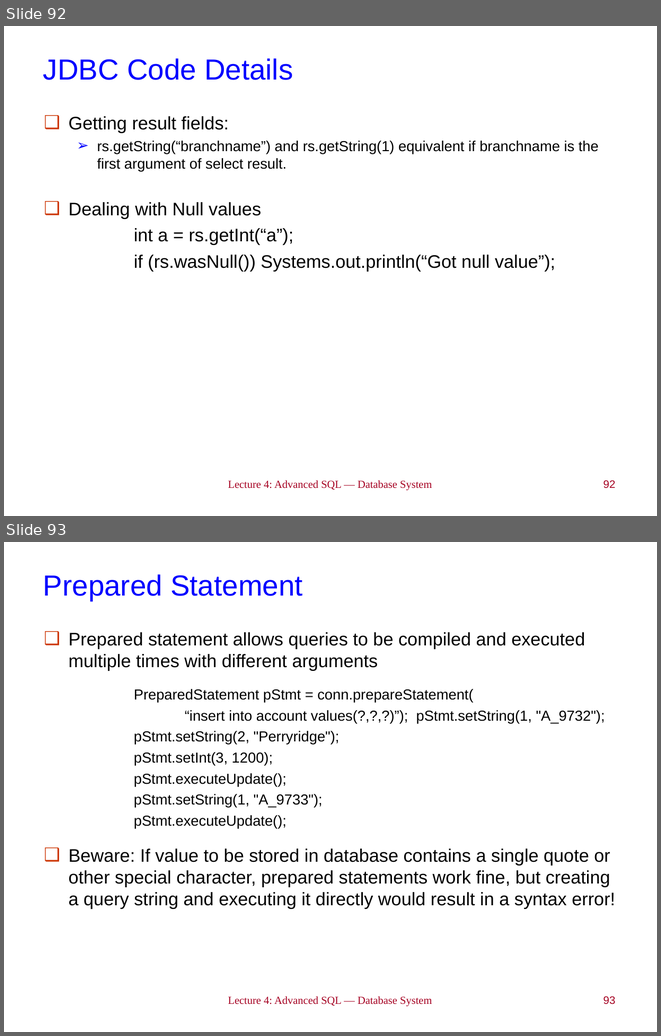
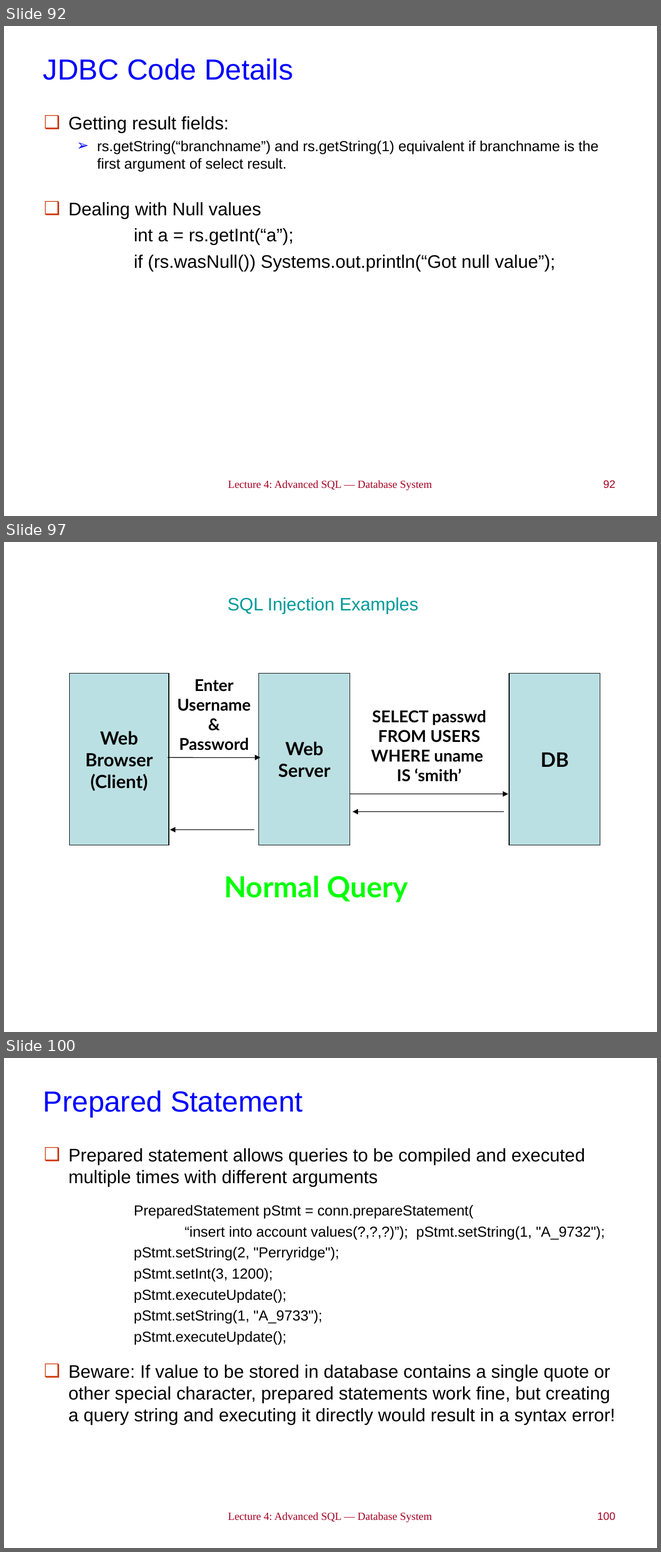
Before and after one commit to LukeLIN-web/DataBase-System-learning, a slide deck: PPT/Lec 4_Advanced SQL.ppt. Shown one above the other, each under a label of ours: slides 92 and 93 before the commit, slides 92, 97 and 100 after it; the slides between them are not shown. The pictures are 661x1036 and 661x1552 pixels, drawn with LibreOffice and Linux fonts; fonts in the diff are those of the drawing. Boxes give left, top, right and bottom in pixels: in the first picture for what was removed or moved away, otherwise in the second. Text is boxed around its words. In the diff, an @@ line names an element or a change of style, - is before the commit and + after.

```diff
--- a/PPT/Lec 4_Advanced SQL.ppt
+++ b/PPT/Lec 4_Advanced SQL.ppt
@@ slide 97 added at <box>4,542,657,1032</box>, background #FFFFFF @@
@@ text added at <box>228,597,418,614</box>, 19.8 pt, text #009999 @@
+SQL Injection Examples
@@ rectangle added at <box>69,673,169,845</box>, fill #BBE0E3, outline #000000 0.74 pt, 20 pt, text #000000, bold @@
+Web
+Browser
+(Client)
@@ text added at <box>177,679,251,750</box>, 18 pt, text #000000, bold @@
+Enter
+Username
+&
+Password
@@ rectangle added at <box>258,673,350,845</box>, fill #BBE0E3, outline #000000 0.74 pt, 20 pt, text #000000, bold @@
+Web
+Server
@@ rectangle added at <box>510,673,600,845</box>, fill #BBE0E3, outline #000000 0.74 pt, 22 pt, text #000000, bold @@
+DB
@@ text added at <box>371,710,486,782</box>, 18 pt, text #000000, bold @@
+SELECT passwd
+FROM USERS
+WHERE uname
+IS ‘smith’
@@ arrow added from (168, 758) to (261, 758), #000000 0.74 pt @@
@@ arrow added from (350, 794) to (508, 794), #000000 0.74 pt @@
@@ arrow added from (504, 812) to (353, 812), #000000 0.74 pt @@
@@ arrow added from (254, 829) to (170, 829), #000000 0.74 pt @@
@@ text added at <box>224,875,408,902</box>, 32 pt, text #00FF00, bold @@
+Normal Query
@@ what was slide 93 is now slide 100 @@
@@ page number at <box>597,1512,615,1520</box>: text changed @@
-93
+100
```
Also in this commit, not shown: 3 slides changed, 6 other slides added, 9 other files.
